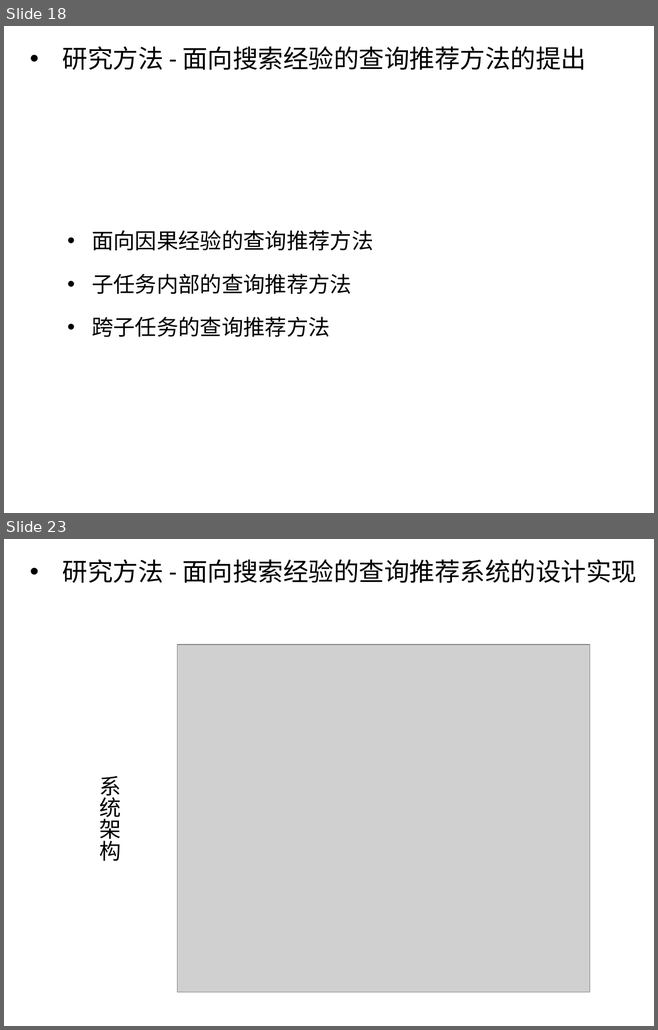
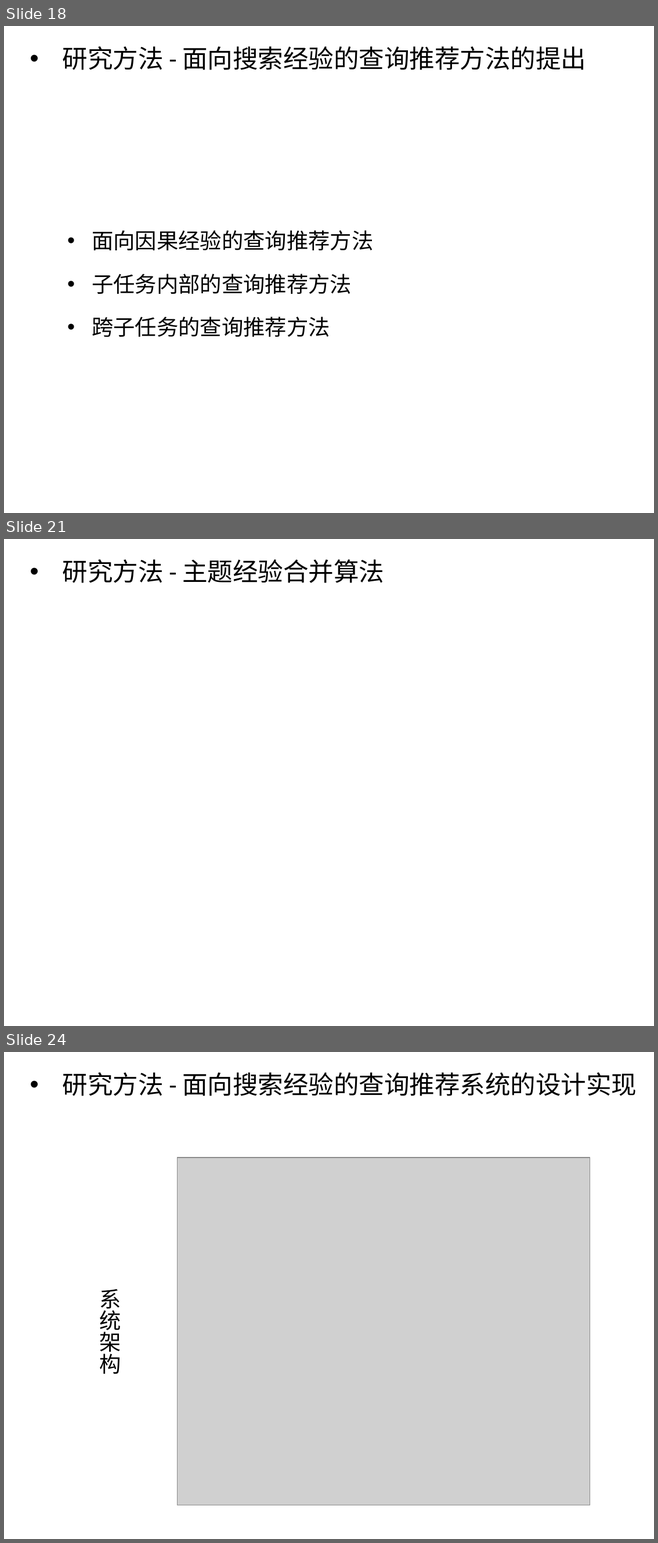
Before and after one commit to luxurymask/recommendation, a slide deck: phase5/答辩ppt.pptx. Shown one above the other, each under a label of ours: slides 18 and 23 before the commit, slides 18, 21 and 24 after it; the slides between them are not shown. The pictures are 658x1030 and 658x1543 pixels, drawn with LibreOffice and Linux fonts; fonts in the diff are those of the drawing; grey boxes stand for pictures. Boxes give left, top, right and bottom in pixels: in the first picture for what was removed or moved away, otherwise in the second. Text is boxed around its words. In the diff, an @@ line names an element or a change of style, - is before the commit and + after.

Commit message:
还差主题经验合并算法

```diff
--- a/phase5/答辩ppt.pptx
+++ b/phase5/答辩ppt.pptx
@@ slide 21 added at bbox=[4, 539, 654, 1026], background #FFFFFF @@
@@ text added at bbox=[63, 559, 384, 583], 28 pt, text #000000 @@
+• 研究方法 - 主题经验合并算法
@@ what was slide 23 is now slide 24 @@
```
Also in this commit, not shown: 6 slides changed.
